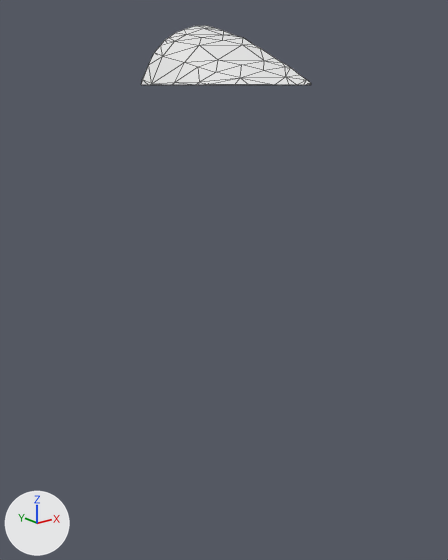
Before and after pictures for a commit that changed the glTF model assets/terrain/surface_pieces/surf_1_22.glb.
Camera for both pictures: a 50 mm camera at (-113.79, -18.19, -30.02) aimed at (-101.28, -2.55, -36.28). The lights are fixed; the arrows at lower left show +X, +Y and +Z. The first picture is the older version. Mesh edges are drawn as thin lines. Where no turn or scale is listed for an object, it has been applied to the vertices.

In view in the first picture: 'geometry_0'.
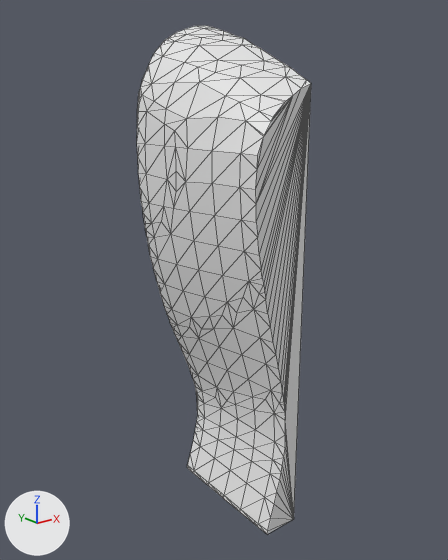
Where the change shows, as pixel boxes [x1, y1, x2, y2] in the pictures (448 x 560 px):
'geometry_0', reshaped (736% taller)
    before: [141, 25, 311, 85]
    after: [137, 25, 311, 534]
part 1 of me_geometry_0, built on
    before: [141, 77, 311, 85]
    after: [137, 77, 311, 534]

The edits, one by one:
me_geometry_0 is used by ob_geometry_0; location (0.0, 0.0, 0.0).
me_geometry_0 had 66 vertices, 128 faces and spanned x -102.68..-100.0, y -5.0..0.0, z -30.0..-28.07.
me_geometry_0 now has 252 vertices, 500 faces and spans x -102.93..-100.0, y -5.0..0.0, z -45.0..-28.07.
Part 1, on me_geometry_0:
17 vertices are removed from x -102.68..-100.0, y -5.0..0.0, z -30.0.
64 faces are deleted.
1 vertex moves from x -102.4, y -1.36, z -30.0 to x -102.73, y -0.85, z -30.49.
203 vertices are added at x -102.93..-100.0, y -5.0..0.0, z -45.0..-30.06.
436 new faces join them.
